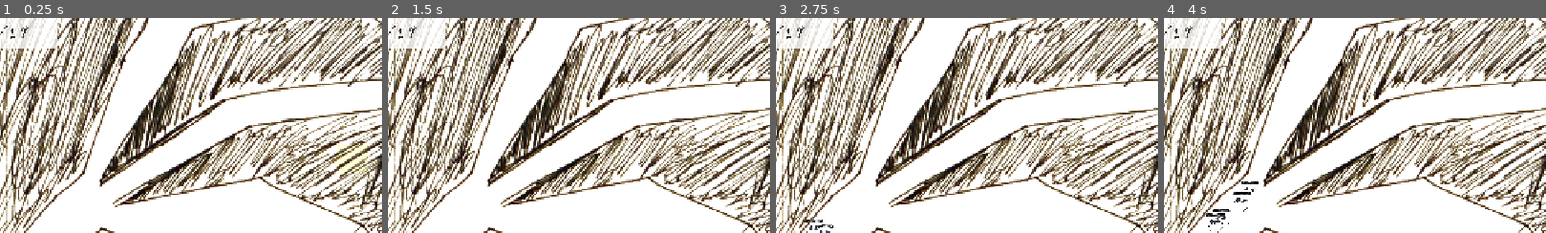
Above: before the commit, frames 1-4 (left to right).
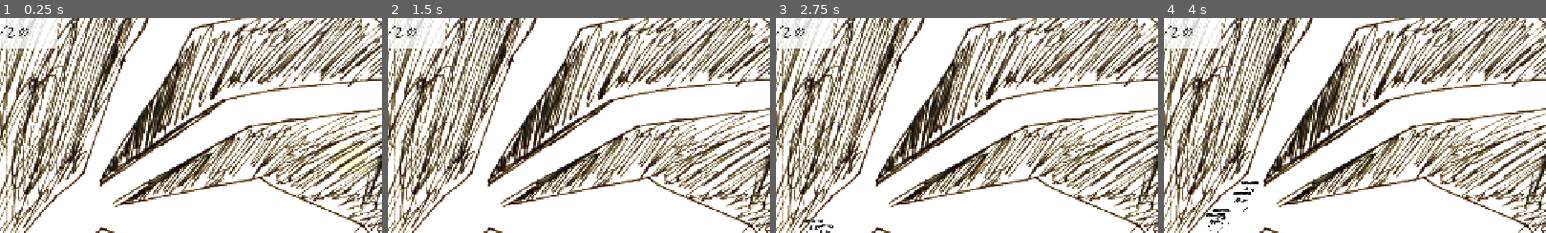
Above: after the commit, the same moments.

Repository: OzuYatamutsu/notebook-tower-defense
Game: Godot game, scene res://levels/level_splits.tscn
The game is run twice, just before and just after one commit, with the same random seed, the same clock (stepped at 60 frames per second) and the same inputs. This scene is started directly instead of the project's main scene.
Inputs (mouse positions are % of the whole screen's width and height, from its top left):
- Up to frame 1 (0.25 s): no input
- Up to frame 2 (1.5 s): click (98, 22) at 0.5 s; click (94, 23) at 1.25 s
- Up to frame 3 (2.75 s): click (77, 23) at 2 s
- Up to frame 4 (4 s): click (98, 22) at 2.75 s; click (94, 23) at 3.5 s
The pictures show only the part of the screen within x 4-54%, y 17-67%; the shares and areas given below are measured in that part.

The runs differ from the first frame. In frame 1, 0.1% of the frame differs, in the area x 2-8%, y 3-10%; in frame 2, 0.1%; in frame 3, 0.1%; in frame 4, 0.1%.

Commit message:
splits waves +1

Diff:
--- a/levels/level_splits.gd
+++ b/levels/level_splits.gd
@@ -21,7 +21,8 @@
         {"res://mobs/Nyoom.tscn": 100},
         {"res://mobs/FatOne.tscn": 100},
         {"res://mobs/Basic.tscn": 100, "res://mobs/Nyoom.tscn": 100, "res://mobs/FatOne.tscn": 100},
-        {"res://mobs/BigBoss.tscn": 5, "res://mobs/Basic.tscn": 100, "res://mobs/Nyoom.tscn": 100, "res://mobs/FatOne.tscn": 100}
+        {"res://mobs/BigBoss.tscn": 5, "res://mobs/Basic.tscn": 100, "res://mobs/Nyoom.tscn": 100, "res://mobs/FatOne.tscn": 100},
+        {"res://mobs/BigBoss.tscn": 10}
     ]
 
 func _ready():
